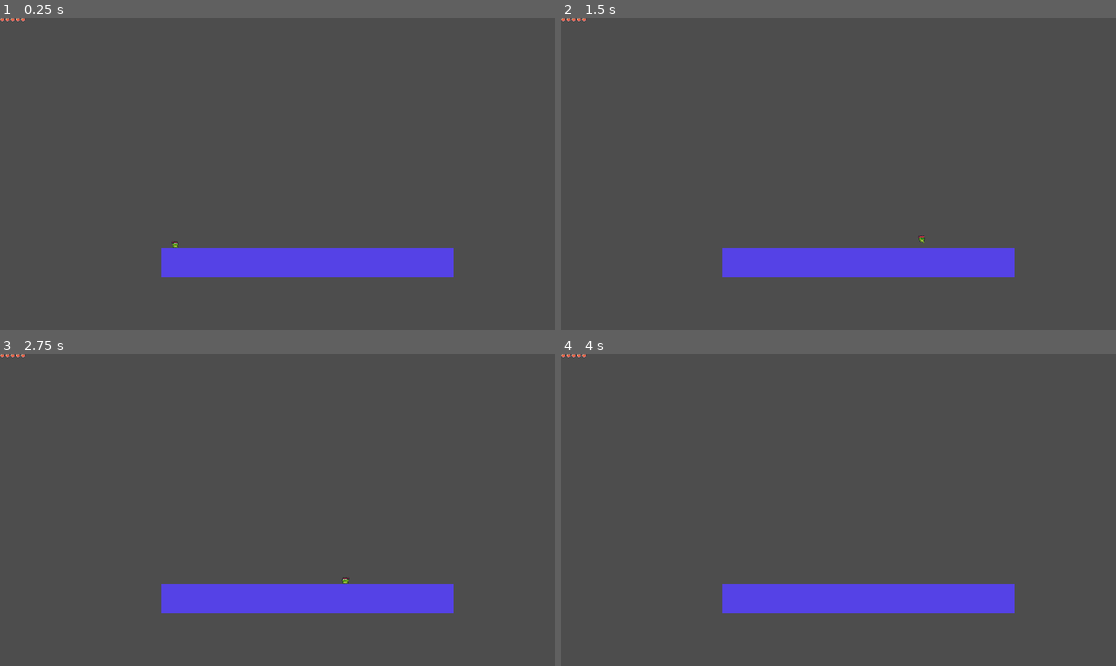
Above: before the commit, frames 1-4 (two rows, left to right).
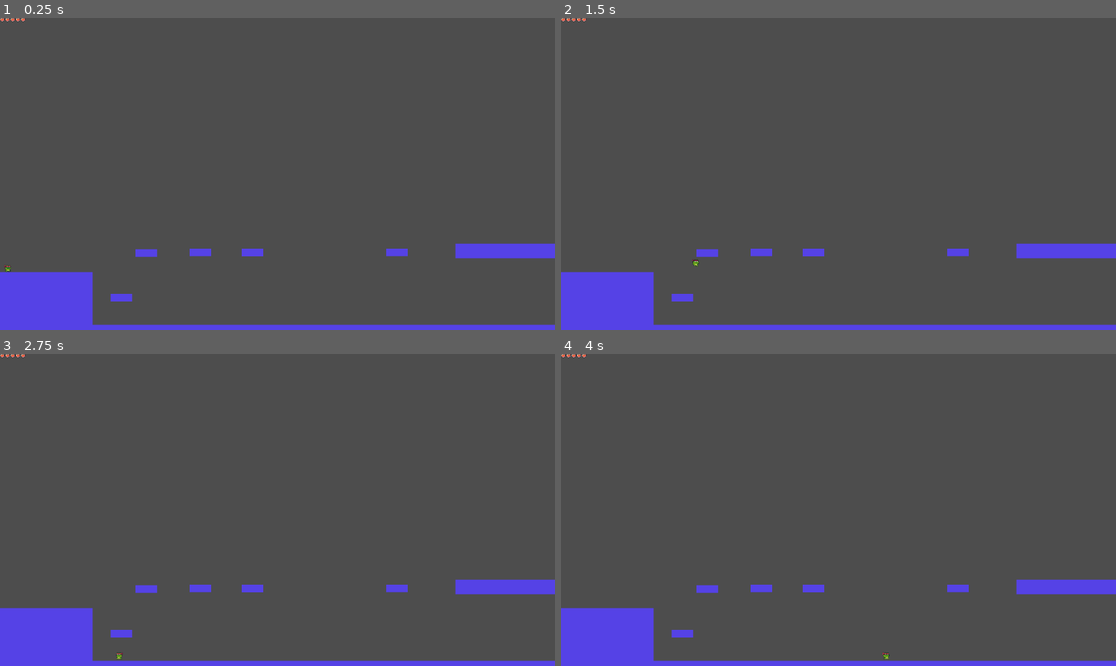
Above: after the commit, the same moments.

Repository: Akantonio/Summer2024Godot
Game: Godot game, scene res://levels/level_1/level_1.tscn
Two runs of this game, one before a commit and one after it. Both use one fixed random seed, a clock stepped at 60 frames per second and the inputs below. This scene is started directly instead of the project's main scene.
Inputs:
- Up to frame 1 (0.25 s): no input
- Up to frame 2 (1.5 s): tap Enter at 0.5 s; hold Right (keyboard_right) from 0.53 s (still down); tap X (keyboard_attack) at 0.6 s; tap Z (keyboard_jump) at 0.77 s; tap C (keyboard_dash) at 1.35 s
- Up to frame 3 (2.75 s): tap Z (keyboard_jump) at 1.52 s; release Right (keyboard_right) at 2.03 s; hold Left (keyboard_left) from 2.03 s (still down); tap X (keyboard_attack) at 2.1 s
- Up to frame 4 (4 s): tap Space at 2.75 s; release Left (keyboard_left) at 2.78 s; hold Right (keyboard_right) from 2.78 s (still down); tap C (keyboard_dash) at 2.85 s; tap Z (keyboard_jump) at 3.02, 3.77 s; tap Enter at 3.5 s; tap X (keyboard_attack) at 3.6 s

The runs differ from the first frame. In frame 1, 10% of the frame differs, in the area x 0-100%, y 71-100%; in frame 2, 10%, in the area x 0-100%, y 69-100%; in frame 3, 10%; in frame 4, 10%.

Commit message:
Put together a layout for a level one basic platforming we need some things to bring it together. We need a way to transition to a new scene specifically

Diff:
--- a/levels/level_1/level_1.tscn
+++ b/levels/level_1/level_1.tscn
@@ -1,18 +1,15 @@
-[gd_scene load_steps=7 format=3 uid="uid://coq13cp43wg0c"]
+[gd_scene load_steps=6 format=3 uid="uid://coq13cp43wg0c"]
 
 [ext_resource type="Script" path="res://levels/level_1/level_1.gd" id="1_x8h1b"]
 [ext_resource type="PackedScene" uid="uid://cqo7vjp5msa2u" path="res://gui/heartsContainer.tscn" id="2_wbaxp"]
 [ext_resource type="PackedScene" uid="uid://bvwiuai8lgww0" path="res://player/player.tscn" id="3_7vq31"]
 
-[sub_resource type="PlaneMesh" id="PlaneMesh_idutv"]
+[sub_resource type="PlaneMesh" id="PlaneMesh_u05rr"]
 size = Vector2(1000, 100)
 orientation = 2
 
-[sub_resource type="RectangleShape2D" id="RectangleShape2D_swqpe"]
-size = Vector2(1011, 100)
-
-[sub_resource type="RectangleShape2D" id="RectangleShape2D_mq22r"]
-size = Vector2(28, 25)
+[sub_resource type="RectangleShape2D" id="RectangleShape2D_oxyvr"]
+size = Vector2(664, 100)
 
 [node name="Level1" type="Node2D"]
 script = ExtResource("1_x8h1b")
@@ -20,25 +17,165 @@
 [node name="HeartGui" type="CanvasLayer" parent="."]
 
 [node name="heartsContainer" parent="HeartGui" instance=ExtResource("2_wbaxp")]
+metadata/_edit_use_anchors_ = true
 
 [node name="Platform" type="StaticBody2D" parent="."]
-position = Vector2(1064, 847)
+position = Vector2(243, 1005)
+scale = Vector2(0.489627, 2.5012)
 metadata/_edit_group_ = true
 
 [node name="MeshInstance2D" type="MeshInstance2D" parent="Platform"]
 modulate = Color(0.333333, 0.258824, 0.901961, 1)
-scale = Vector2(1.011, 1)
-mesh = SubResource("PlaneMesh_idutv")
+position = Vector2(-173.25, 0)
+scale = Vector2(0.6645, 1)
+mesh = SubResource("PlaneMesh_u05rr")
 
 [node name="CollisionShape2D" type="CollisionShape2D" parent="Platform"]
-position = Vector2(-0.5, 0)
-shape = SubResource("RectangleShape2D_swqpe")
+position = Vector2(-174, 0)
+shape = SubResource("RectangleShape2D_oxyvr")
+
+[node name="Platform3" type="StaticBody2D" parent="."]
+position = Vector2(-57, 925)
+rotation = 1.5708
+scale = Vector2(1.88862, -1.07097)
+metadata/_edit_group_ = true
+
+[node name="MeshInstance2D" type="MeshInstance2D" parent="Platform3"]
+modulate = Color(0.333333, 0.258824, 0.901961, 1)
+position = Vector2(-173.25, 0)
+scale = Vector2(0.6645, 1)
+mesh = SubResource("PlaneMesh_u05rr")
+
+[node name="CollisionShape2D" type="CollisionShape2D" parent="Platform3"]
+position = Vector2(-174, 0)
+shape = SubResource("RectangleShape2D_oxyvr")
+
+[node name="Platform4" type="StaticBody2D" parent="."]
+position = Vector2(1977, 881)
+rotation = 1.5708
+scale = Vector2(1.88862, -1.07097)
+metadata/_edit_group_ = true
+
+[node name="MeshInstance2D" type="MeshInstance2D" parent="Platform4"]
+modulate = Color(0.333333, 0.258824, 0.901961, 1)
+position = Vector2(-173.25, 0)
+scale = Vector2(0.6645, 1)
+mesh = SubResource("PlaneMesh_u05rr")
+
+[node name="CollisionShape2D" type="CollisionShape2D" parent="Platform4"]
+position = Vector2(-174, 0)
+shape = SubResource("RectangleShape2D_oxyvr")
+
+[node name="Platform5" type="StaticBody2D" parent="."]
+position = Vector2(420, 975)
+rotation = 1.5708
+scale = Vector2(0.0389067, -0.748005)
+metadata/_edit_group_ = true
+
+[node name="MeshInstance2D" type="MeshInstance2D" parent="Platform5"]
+modulate = Color(0.333333, 0.258824, 0.901961, 1)
+position = Vector2(-173.25, 0)
+scale = Vector2(0.6645, 1)
+mesh = SubResource("PlaneMesh_u05rr")
+
+[node name="CollisionShape2D" type="CollisionShape2D" parent="Platform5"]
+position = Vector2(-174, 0)
+shape = SubResource("RectangleShape2D_oxyvr")
+
+[node name="Platform6" type="StaticBody2D" parent="."]
+position = Vector2(506, 820)
+rotation = 1.5708
+scale = Vector2(0.0389067, -0.748005)
+metadata/_edit_group_ = true
+
+[node name="MeshInstance2D" type="MeshInstance2D" parent="Platform6"]
+modulate = Color(0.333333, 0.258824, 0.901961, 1)
+position = Vector2(-173.25, 0)
+scale = Vector2(0.6645, 1)
+mesh = SubResource("PlaneMesh_u05rr")
+
+[node name="CollisionShape2D" type="CollisionShape2D" parent="Platform6"]
+position = Vector2(-174, 0)
+shape = SubResource("RectangleShape2D_oxyvr")
+
+[node name="Platform7" type="StaticBody2D" parent="."]
+position = Vector2(693, 818)
+rotation = 1.5708
+scale = Vector2(0.0389067, -0.748005)
+metadata/_edit_group_ = true
+
+[node name="MeshInstance2D" type="MeshInstance2D" parent="Platform7"]
+modulate = Color(0.333333, 0.258824, 0.901961, 1)
+position = Vector2(-173.25, 0)
+scale = Vector2(0.6645, 1)
+mesh = SubResource("PlaneMesh_u05rr")
+
+[node name="CollisionShape2D" type="CollisionShape2D" parent="Platform7"]
+position = Vector2(-174, 0)
+shape = SubResource("RectangleShape2D_oxyvr")
+
+[node name="Platform8" type="StaticBody2D" parent="."]
+position = Vector2(873, 819)
+rotation = 1.5708
+scale = Vector2(0.0389067, -0.748005)
+metadata/_edit_group_ = true
+
+[node name="MeshInstance2D" type="MeshInstance2D" parent="Platform8"]
+modulate = Color(0.333333, 0.258824, 0.901961, 1)
+position = Vector2(-173.25, 0)
+scale = Vector2(0.6645, 1)
+mesh = SubResource("PlaneMesh_u05rr")
+
+[node name="CollisionShape2D" type="CollisionShape2D" parent="Platform8"]
+position = Vector2(-174, 0)
+shape = SubResource("RectangleShape2D_oxyvr")
+
+[node name="Platform10" type="StaticBody2D" parent="."]
+position = Vector2(1374, 818)
+rotation = 1.5708
+scale = Vector2(0.0389067, -0.748005)
+metadata/_edit_group_ = true
+
+[node name="MeshInstance2D" type="MeshInstance2D" parent="Platform10"]
+modulate = Color(0.333333, 0.258824, 0.901961, 1)
+position = Vector2(-173.25, 0)
+scale = Vector2(0.6645, 1)
+mesh = SubResource("PlaneMesh_u05rr")
+
+[node name="CollisionShape2D" type="CollisionShape2D" parent="Platform10"]
+position = Vector2(-174, 0)
+shape = SubResource("RectangleShape2D_oxyvr")
+
+[node name="Platform9" type="StaticBody2D" parent="."]
+position = Vector2(1954, 806)
+scale = Vector2(0.748, 0.5)
+metadata/_edit_group_ = true
+
+[node name="MeshInstance2D" type="MeshInstance2D" parent="Platform9"]
+modulate = Color(0.333333, 0.258824, 0.901961, 1)
+position = Vector2(-173.25, 0)
+scale = Vector2(0.6645, 1)
+mesh = SubResource("PlaneMesh_u05rr")
+
+[node name="CollisionShape2D" type="CollisionShape2D" parent="Platform9"]
+position = Vector2(-174, 0)
+shape = SubResource("RectangleShape2D_oxyvr")
+
+[node name="Platform2" type="StaticBody2D" parent="."]
+position = Vector2(1189, 1081)
+scale = Vector2(4.66486, -0.39048)
+metadata/_edit_group_ = true
+
+[node name="MeshInstance2D" type="MeshInstance2D" parent="Platform2"]
+modulate = Color(0.333333, 0.258824, 0.901961, 1)
+position = Vector2(-173.25, 0)
+scale = Vector2(0.6645, 1)
+mesh = SubResource("PlaneMesh_u05rr")
+
+[node name="CollisionShape2D" type="CollisionShape2D" parent="Platform2"]
+position = Vector2(-174, 0)
+shape = SubResource("RectangleShape2D_oxyvr")
 
 [node name="Player" parent="." instance=ExtResource("3_7vq31")]
-position = Vector2(606, 772)
-
-[node name="RigidBody2D" type="RigidBody2D" parent="."]
-position = Vector2(1164, 764)
-
-[node name="hitBox" type="CollisionShape2D" parent="RigidBody2D"]
-shape = SubResource("RectangleShape2D_mq22r")
+position = Vector2(27, 852)
+scale = Vector2(1, 1)
